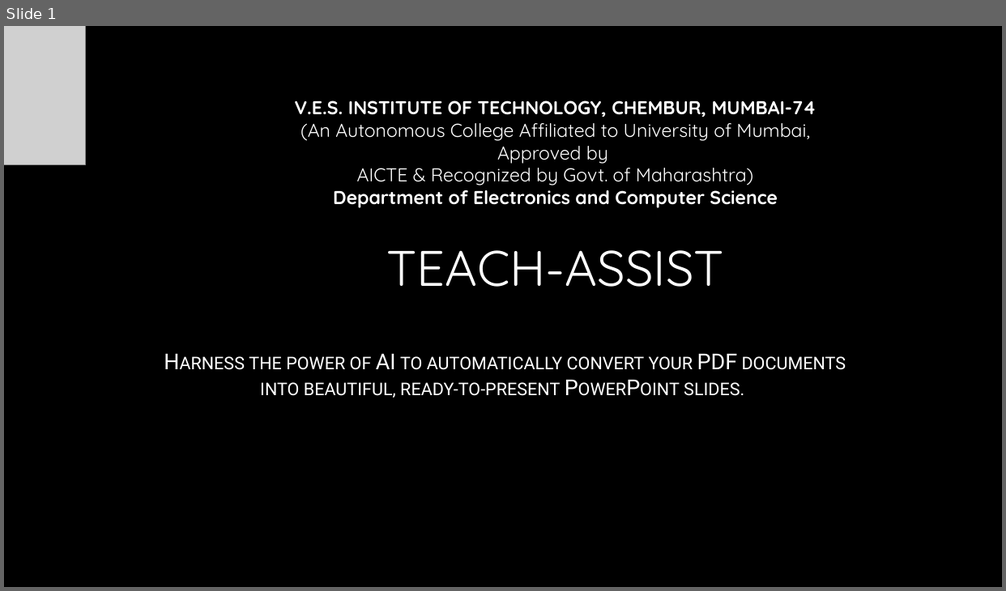
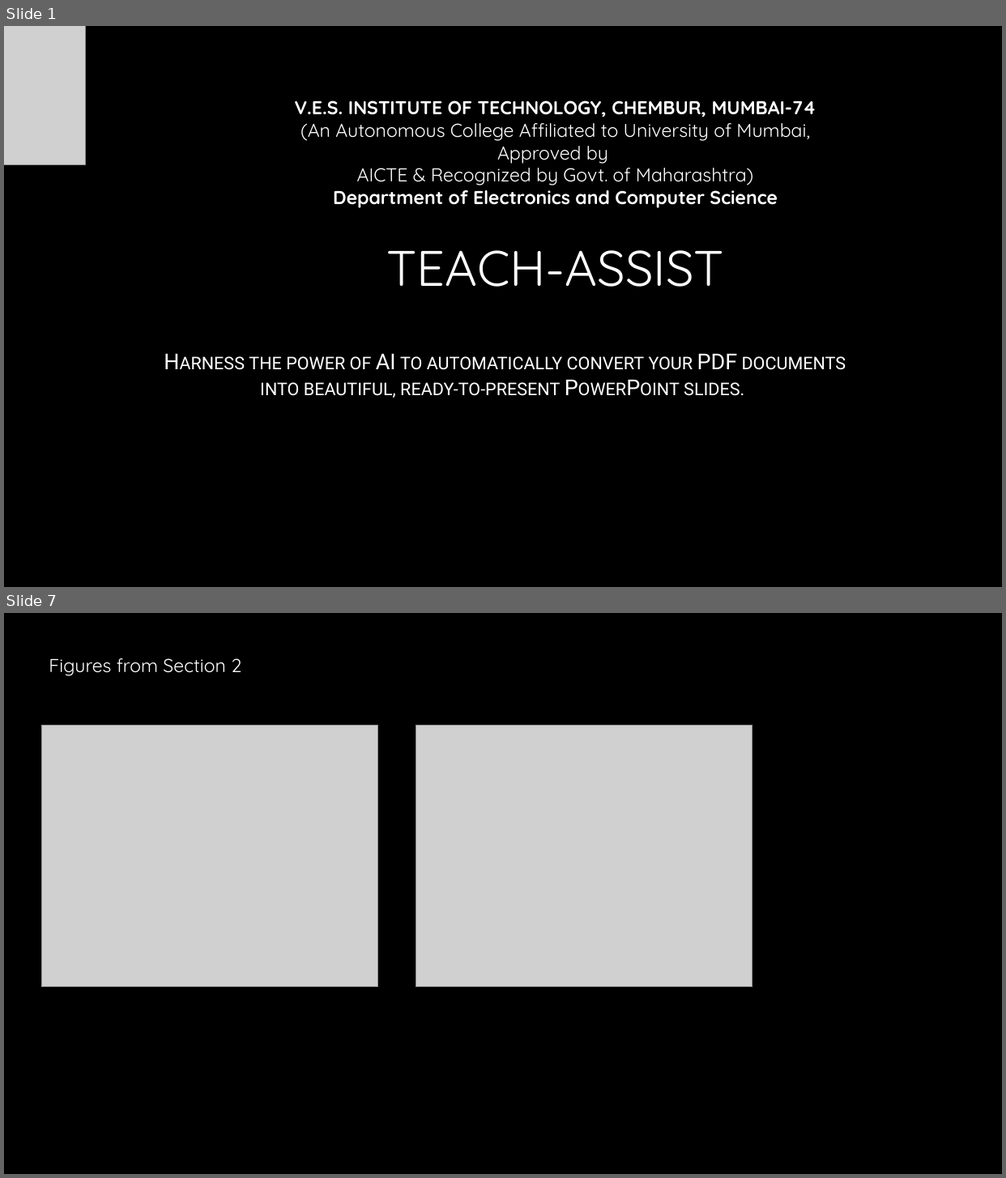
Before and after one commit to AdityaB-11/Pdf_to_presentation_GenAI, a slide deck: output/generated_presentation.pptx. Shown one above the other, each under a label of ours: slide 1 before the commit, slides 1 and 7 after it; the slides between them are not shown. The pictures are 1006x591 and 1006x1178 pixels, drawn with LibreOffice and Linux fonts; fonts in the diff are those of the drawing; grey boxes stand for pictures; background and template pictures are left out. Boxes give left, top, right and bottom in pixels: in the first picture for what was removed or moved away, otherwise in the second. Text is boxed around its words. In the diff, an @@ line names an element or a change of style, - is before the commit and + after.

```diff
--- a/output/generated_presentation.pptx
+++ b/output/generated_presentation.pptx
@@ slide 7 added at box(4, 613, 1002, 1174), background picture (left out) @@
@@ text added at box(49, 658, 241, 676), 18 pt, text #FFFFFF @@
+Figures from Section 2
@@ picture added at box(41, 726, 378, 987) @@
@@ picture added at box(415, 726, 752, 987) @@
```
Also in this commit, not shown: 2 slides changed, 11 other slides added, 8 slides removed, 4 other files.
